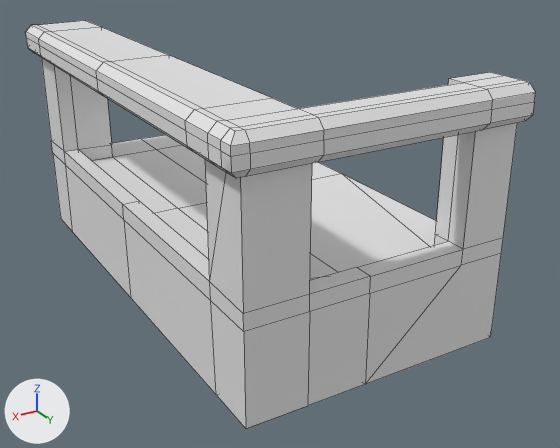
A saved change to the FBX model TesisDV/Assets/Models/Models/House/upperBarandilla.fbx.
Camera for both pictures: a camera (50 mm lens) standing at (12.02, 11.97, 9.5) and looking at (7.44, 4.34, 5.68). The lights are fixed; the arrows at lower left show +X, +Y and +Z. Mesh edges are drawn as thin lines. Where no turn or scale is listed for an object, it has been applied to the vertices.

The older version as bpy lines, for what is in view:
```python
me_mesh = bpy.data.meshes.new('Mesh')
me_mesh.from_pydata(...)  # 190 vertices, 199 faces; spans x -1.66..1.66, y -3.07..3.07, z -1.46..1.46
ob_upper_barandilla_mirror = bpy.data.objects.new('upper_barandilla_mirror', me_mesh)
ob_upper_barandilla_mirror.location = (7.75, 3.82, 6.33)
```
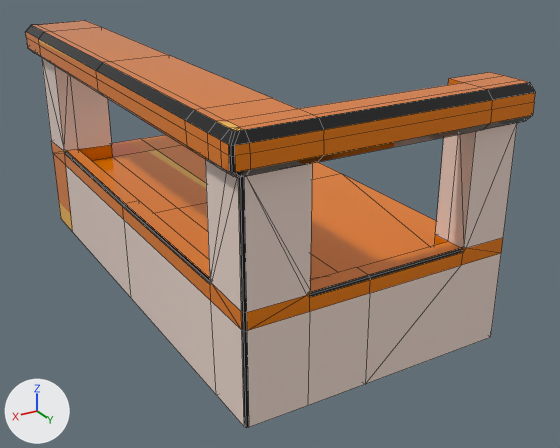
The newer file is also turned or shifted as a whole; pictures and numbers use the older file's frame.

Where the change shows, as pixel boxes (x1, y1, x2, y2) in the pictures (560 x 448 px):
```json
{"part": 1, "of": "me_mesh", "change": "built on", "before": [41, 58, 517, 428], "after": [41, 58, 517, 428]}
{"part": 2, "of": "me_mesh", "change": "surface changed", "before": [26, 20, 536, 405], "after": [26, 20, 536, 405]}
{"part": 3, "of": "me_mesh", "change": "recoloured", "before": [39, 39, 187, 146], "after": [39, 39, 187, 146], "on screen": "grey to brown"}
```

Edits to the scene script, one JSON object a line:
```json
{"op": "add", "block": "img_trimsheetinteriorwalls_png", "code": ["img_trimsheetinteriorwalls_png = load_image('TrimSheetInteriorWalls.png', 'Interiors/TrimSheetInteriorWalls.png', 1024, 1024, 'sRGB')"]}
{"op": "add", "block": "mat_03___default", "code": ["mat_03___default = principled_material('03 - Default')", "mat_03___default.texture = img_trimsheetinteriorwalls_png  # with its transparency", "mat_03___default.roughness = 0.0"]}
{"block": "me_mesh", "where": "# used by ob_upper_barandilla_mirror; location = (7.75, 3.82, 6.33)"}
{"op": "remove", "block": "me_mesh", "code": "me_mesh.from_pydata(...)  # 190 vertices, 199 faces; spans x -1.66..1.66, y -3.07..3.07, z -1.46..1.46"}
{"op": "add", "block": "me_mesh", "code": "me_mesh.from_pydata(...)  # 232 vertices, 260 faces; spans x -1.66..1.66, y -3.07..3.07, z -1.46..1.46"}
{"block": "me_mesh", "change": "me_mesh part 1"}
{"block": "me_mesh", "change": "15 vertices are removed from x -1.09..1.66, y -2.39..3.06, z -1.46..1.46"}
{"block": "me_mesh", "change": "36 faces are deleted"}
{"block": "me_mesh", "change": "57 vertices are added at x -1.12..1.66, y -2.42..3.06, z -1.46..1.46"}
{"block": "me_mesh", "change": "97 new faces join them"}
{"block": "me_mesh", "change": "me_mesh part 2: 155 kept faces spanning x -1.66..1.66, y -3.07..3.07, z -1.46..1.46 get new texture (UV) coordinates"}
{"block": "me_mesh", "change": "me_mesh part 3: 163 faces spanning x -1.66..1.66, y -3.07..3.07, z -1.46..1.46 switch from no material to mat_03___default (picture img_trimsheetinteriorwalls_png)"}
```
